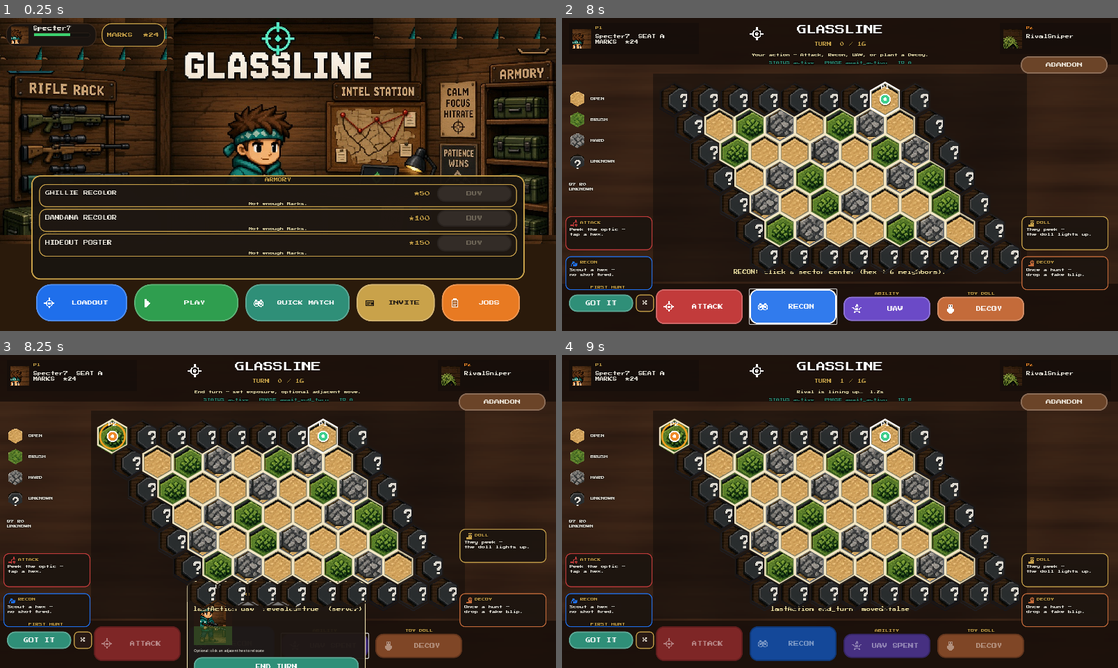
Above: before the commit, frames 1-4 (two rows, left to right).
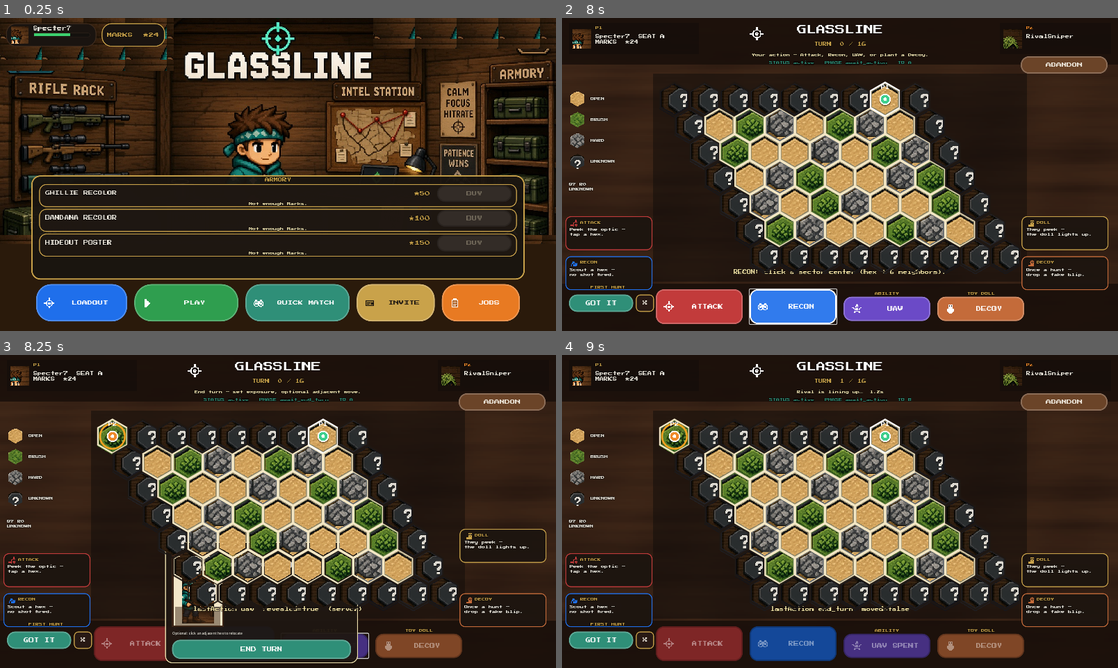
Above: after the commit, the same moments.

Repository: physikal/glassline-godot
Game: Godot game, scene res://scenes/lobby/hideout_lobby.tscn
The game is run twice, just before and just after one commit, with the same random seed, the same clock (stepped at 60 frames per second) and the same inputs.
Inputs (mouse positions are in pixels of both pictures, inside the frame that each line leads up to):
- Up to frame 1 (0.25 s): no input
- Up to frame 2 (8 s): click "PLAY" at 0.5 s; tap Enter at 1.25, 5 s; move the mouse to (962, 158) at 1.27 s; click (962, 158) at 1.42 s; tap Space at 2 s; move the mouse to (728, 190) at 2.02 s; click (728, 190) at 2.17 s; click "START" at 2.75 s; click "ABANDON" at 3.5 s; click "PLAY AGAIN" at 4.25 s; move the mouse to (895, 105) at 5.02 s; click (895, 105) at 5.17 s; click "START" at 5.75 s; click "ATTACK" at 6.5 s; click "RECON" at 7.25 s
- Up to frame 3 (8.25 s): click "UAV" at 8 s
- Up to frame 4 (9 s): click "END TURN" at 8.75 s

Frames 1-2 are identical in both runs. In frame 3, 4.8% of the frame differs, in the area x 29-66%, y 59-100%; in frame 4, nothing differs.

Commit message:
Hold merge: restyle end-turn paper-doll for still 04
Drive --capture-art-operative-doll through match miss → await_end_turn
and render the hideout operative on a cream paper card with a clear %
read. Still 04 is a hard UX gate — do not squash-merge.

Co-authored-by: physikal <physikal@users.noreply.github.com>

Diff:
--- a/scenes/lobby/hideout_lobby.gd
+++ b/scenes/lobby/hideout_lobby.gd
@@ -162,9 +162,11 @@
 		DisplayServer.window_set_size(Vector2i(1280, 720))
 		await _capture_queue_finding_rival()
 	elif "--capture-art-operative-doll" in args:
-		DisplayServer.window_set_mode(DisplayServer.WINDOW_MODE_WINDOWED)
-		DisplayServer.window_set_size(Vector2i(1280, 720))
-		await _capture_art_operative_doll()
+		## Still 04 is the match end-turn doll — not a hideout inset.
+		DisplayServer.window_set_mode(DisplayServer.WINDOW_MODE_WINDOWED)
+		DisplayServer.window_set_size(Vector2i(1280, 720))
+		await get_tree().process_frame
+		_on_play()
 	elif "--capture-art-hex" in args or "--capture-art-optic" in args:
 		await get_tree().process_frame
 		_on_play()
@@ -414,22 +416,6 @@
 	await _capture_named("res://artifacts/ux/ghillie_hideout.png", "ART_GHILLIE_HIDEOUT")
 
 
-func _capture_art_operative_doll() -> void:
-	_prep_art_hideout_chrome()
-	_taste_doll = ExposureDoll.new()
-	_taste_doll.custom_minimum_size = Vector2(168, 280)
-	_taste_doll.set_anchors_preset(PRESET_TOP_LEFT)
-	_taste_doll.position = Vector2(292, 168)
-	_taste_doll.size = Vector2(168, 280)
-	_taste_doll.bind_server_pct(88.0)
-	_taste_doll.bind_equipped(ClientSession.equipped_cosmetic)
-	add_child(_taste_doll)
-	_refresh_gun_rack()
-	await get_tree().process_frame
-	await get_tree().process_frame
-	await _capture_named("res://artifacts/ux/04_operative_exposure_doll.png", "ART_04_OPERATIVE_DOLL")
-
-
 func _capture_jobs_ladder() -> void:
 	if not _jobs_panel.visible:
 		_toggle_jobs()
@@ -765,10 +751,6 @@
 	_gun_rack.mouse_filter = Control.MOUSE_FILTER_IGNORE
 	_gun_rack.set_anchors_preset(PRESET_FULL_RECT)
 	add_child(_gun_rack)
-
-
-func _make_gun_slot(_gun_id: String) -> Control:
-	return Control.new()
 
 
 func _refresh_gun_rack() -> void:
--- a/scenes/match/exposure_doll.gd
+++ b/scenes/match/exposure_doll.gd
@@ -1,6 +1,6 @@
 extends Control
 ## End-turn exposure doll. Display is snapshot you.exposurePct (server).
-## Same hideout operative crop — paper-doll read, not a blocky avatar.
+## Paper-doll of the hideout operative — same plate, not a blocky avatar.
 
 const Chrome := preload("res://scripts/chrome.gd")
 const ArtPack := preload("res://scripts/art_pack.gd")
@@ -8,15 +8,19 @@
 
 var exposure_pct: float = 50.0
 var equipped_skin_id: String = ""
+var _paper: ColorRect
+var _frame: ColorRect
+var _banner: ColorRect
 var _body: TextureRect
 var _cover: ColorRect
 var _pct: Label
 
 
 func _ready() -> void:
-	if custom_minimum_size.x < 88.0 or custom_minimum_size.y < 118.0:
-		custom_minimum_size = Vector2(88, 118)
+	if custom_minimum_size.x < 120.0 or custom_minimum_size.y < 168.0:
+		custom_minimum_size = Vector2(120, 168)
 	mouse_filter = Control.MOUSE_FILTER_IGNORE
+	resized.connect(_on_resized)
 	_build()
 	_refresh()
 
@@ -34,40 +38,73 @@
 func bind_equipped(item_id: String) -> void:
 	## Same id as hideout operative. Empty = teal jacket. Never invent an id.
 	if equipped_skin_id == item_id and _body and _body.texture:
+		_refresh()
 		return
 	equipped_skin_id = item_id
 	_refresh()
 
 
+func _on_resized() -> void:
+	_refresh()
+
+
 func _build() -> void:
-	var frame := ColorRect.new()
-	frame.color = Color(0.16, 0.10, 0.07, 0.55)
-	frame.set_anchors_preset(PRESET_FULL_RECT)
-	frame.mouse_filter = Control.MOUSE_FILTER_IGNORE
-	add_child(frame)
+	_frame = ColorRect.new()
+	_frame.color = Color("3d2618")
+	_frame.set_anchors_preset(PRESET_FULL_RECT)
+	_frame.mouse_filter = Control.MOUSE_FILTER_IGNORE
+	add_child(_frame)
+
+	_paper = ColorRect.new()
+	_paper.color = Color("f3e6c8")
+	_paper.set_anchors_preset(PRESET_FULL_RECT)
+	_paper.offset_left = 4
+	_paper.offset_right = -4
+	_paper.offset_top = 4
+	_paper.offset_bottom = -4
+	_paper.mouse_filter = Control.MOUSE_FILTER_IGNORE
+	add_child(_paper)
+
+	_banner = ColorRect.new()
+	_banner.color = Color("efe0b8")
+	_banner.set_anchors_and_offsets_preset(PRESET_TOP_WIDE)
+	_banner.offset_left = 4
+	_banner.offset_right = -4
+	_banner.offset_top = 4
+	_banner.offset_bottom = 36
+	_banner.mouse_filter = Control.MOUSE_FILTER_IGNORE
+	add_child(_banner)
 
 	_body = TextureRect.new()
-	_body.texture_filter = CanvasItem.TEXTURE_FILTER_NEAREST
+	## Painted plate — linear keeps hideout proportions, not a nearest-neighbor brick.
+	_body.texture_filter = CanvasItem.TEXTURE_FILTER_LINEAR
 	_body.set_anchors_preset(PRESET_FULL_RECT)
-	_body.offset_left = 4
-	_body.offset_right = -4
-	_body.offset_top = 16
-	_body.offset_bottom = -4
+	_body.offset_left = 8
+	_body.offset_right = -8
+	_body.offset_top = 38
+	_body.offset_bottom = -8
 	_body.expand_mode = TextureRect.EXPAND_IGNORE_SIZE
 	_body.stretch_mode = TextureRect.STRETCH_KEEP_ASPECT_CENTERED
 	_body.mouse_filter = Control.MOUSE_FILTER_IGNORE
 	add_child(_body)
 
 	_cover = ColorRect.new()
-	_cover.color = Color(0.24, 0.42, 0.18, 0.50)
+	_cover.color = Color(0.22, 0.14, 0.08, 0.48)
 	_cover.set_anchors_and_offsets_preset(PRESET_BOTTOM_WIDE)
+	_cover.offset_left = 8
+	_cover.offset_right = -8
 	_cover.mouse_filter = Control.MOUSE_FILTER_IGNORE
 	add_child(_cover)
 
 	_pct = Label.new()
-	_pct.position = Vector2(6, 2)
-	_pct.size = Vector2(80, 16)
-	Chrome.apply_label(_pct, 8, Chrome.HIGH_GOLD, true)
+	_pct.set_anchors_and_offsets_preset(PRESET_TOP_WIDE)
+	_pct.offset_left = 4
+	_pct.offset_right = -4
+	_pct.offset_top = 8
+	_pct.offset_bottom = 34
+	_pct.horizontal_alignment = HORIZONTAL_ALIGNMENT_CENTER
+	_pct.vertical_alignment = VERTICAL_ALIGNMENT_CENTER
+	Chrome.apply_label(_pct, 16, Chrome.INK, true)
 	add_child(_pct)
 
 
@@ -76,11 +113,12 @@
 		_build()
 	_body.texture = ArtPack.doll_texture(equipped_skin_id)
 	if _pct:
-		_pct.text = "%d%%" % int(exposure_pct)
+		_pct.text = "%d%%" % int(round(exposure_pct))
 	if _cover:
 		var h := size.y
 		if h < 8.0:
 			h = custom_minimum_size.y
-		var cover_h := h * ((100.0 - exposure_pct) / 100.0) * 0.72
+		## Wash only the covered (unexposed) slice — face + jacket stay readable.
+		var cover_h := h * ((100.0 - exposure_pct) / 100.0) * 0.55
 		_cover.offset_top = -maxf(0.0, cover_h)
 		_cover.visible = cover_h > 2.0
--- a/scenes/match/match_screen.gd
+++ b/scenes/match/match_screen.gd
@@ -61,6 +61,7 @@
 var _rematch_busy: bool = false
 var _abandon_busy: bool = false
 var _going_hideout: bool = false
+var _art_lock_end_panel: bool = false
 
 
 func _ready() -> void:
@@ -82,6 +83,8 @@
 		_capture_equip_doll()
 	elif "--capture-art-hex" in args:
 		_capture_art_hex()
+	elif "--capture-art-operative-doll" in args:
+		_capture_art_operative_doll()
 	elif "--capture-art-optic" in args:
 		_capture_art_optic()
 	elif "--capture-decoy-hud" in args:
@@ -135,6 +138,60 @@
 	var path := ProjectSettings.globalize_path("res://artifacts/a1-after-play.png")
 	img.save_png(path)
 	print("A1_AFTER_PLAY_CAPTURE ", path)
+	get_tree().quit()
+
+
+func _capture_art_operative_doll() -> void:
+	## Match end-turn paper-doll — never a hideout inset.
+	if _coach:
+		_coach.dismiss()
+	_dummy_busy = true
+	_dummy_delay = 0.0
+	DisplayServer.window_set_mode(DisplayServer.WINDOW_MODE_WINDOWED)
+	DisplayServer.window_set_size(Vector2i(1280, 720))
+	await get_tree().process_frame
+	var snap: Snapshot = ClientSession.typed_snapshot()
+	if snap.status() == Contract.STATUS_READY or snap.status() == Contract.STATUS_WAITING:
+		_submit(ActionIntent.select_hex(2, 2))
+		await get_tree().process_frame
+		if ClientSession.dummy_player_id != "":
+			MatchAPI.apply_action(ClientSession.match_id, ClientSession.dummy_player_id, ActionIntent.select_hex(7, 5))
+			await get_tree().process_frame
+		snap = ClientSession.typed_snapshot()
+	if snap.status() == Contract.STATUS_READY:
+		_submit(ActionIntent.start())
+		await get_tree().process_frame
+		snap = ClientSession.typed_snapshot()
+	## Empty-hex miss → await_end_turn (same path as the headless loop).
+	if snap.status() == Contract.STATUS_ACTIVE and str(snap.phase()) == Contract.PHASE_ACTION:
+		_submit(ActionIntent.attack(0, 0))
+		await get_tree().process_frame
+		await get_tree().process_frame
+		snap = ClientSession.typed_snapshot()
+	_toast.text = ""
+	_set_actions(false)
+	_art_lock_end_panel = true
+	_end_panel.visible = true
+	_end_panel.position = Vector2(340, 200)
+	if _exposure_doll:
+		_exposure_doll.custom_minimum_size = Vector2(200, 292)
+		_exposure_doll.size = Vector2(200, 292)
+		_exposure_doll.bind_equipped(ClientSession.equipped_cosmetic)
+		_exposure_doll.bind_server_pct(72.0)
+	if _exposure_lbl:
+		_exposure_lbl.text = "EXPOSURE  72%"
+	if _exposure:
+		_exposure.value = 72.0
+	await get_tree().process_frame
+	await get_tree().process_frame
+	if _exposure_doll:
+		_exposure_doll.bind_server_pct(72.0)
+	await RenderingServer.frame_post_draw
+	var img := get_viewport().get_texture().get_image()
+	var path := ProjectSettings.globalize_path("res://artifacts/ux/04_operative_exposure_doll.png")
+	img.save_png(path)
+	print("ART_04_OPERATIVE_DOLL ", path)
+	print("ART_04_PHASE ", str(snap.phase()), " STATUS ", snap.status())
 	get_tree().quit()
 
 
@@ -741,7 +798,7 @@
 	add_child(_btn_start)
 
 	_end_panel = PanelContainer.new()
-	_end_panel.position = Vector2(430, 520)
+	_end_panel.position = Vector2(380, 430)
 	_end_panel.visible = false
 	var end_box := Chrome.flat(Color(0.12, 0.09, 0.07, 0.95), 16, Color("f0e3b0"), 2)
 	_end_panel.add_theme_stylebox_override("panel", end_box)
@@ -757,7 +814,7 @@
 	expose_row.add_theme_constant_override("separation", 12)
 	end_col.add_child(expose_row)
 	_exposure_doll = ExposureDoll.new()
-	_exposure_doll.custom_minimum_size = Vector2(88, 118)
+	_exposure_doll.custom_minimum_size = Vector2(120, 168)
 	expose_row.add_child(_exposure_doll)
 	var expose_col := VBoxContainer.new()
 	expose_col.add_theme_constant_override("separation", 6)
@@ -963,7 +1020,16 @@
 			_set_abandon_visible(true)
 			_bind_grace(snap)
 			var yours := snap.is_your_turn()
-			if _dummy_delay > 0.0:
+			if _art_lock_end_panel:
+				_status.text = "End turn — set exposure, optional adjacent move."
+				_set_actions(false)
+				_end_panel.visible = true
+				if _exposure_doll:
+					var skin := snap.you_equipped_skin_id()
+					if skin == "":
+						skin = ClientSession.equipped_cosmetic
+					_exposure_doll.bind_equipped(skin)
+			elif _dummy_delay > 0.0:
 				_status.text = "Rival is lining up…  %.1fs" % _dummy_delay
 				_set_actions(false)
 				_end_panel.visible = false
Not shown, changed: ART_PACK_V2_NOTES.md
Not shown, changed: tools/compose_art_pack_v2.py
